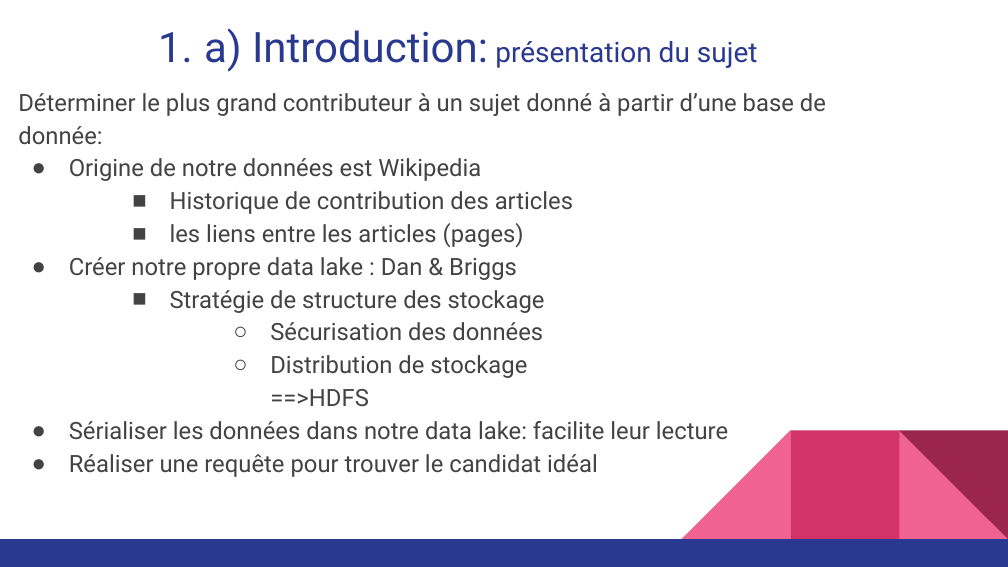
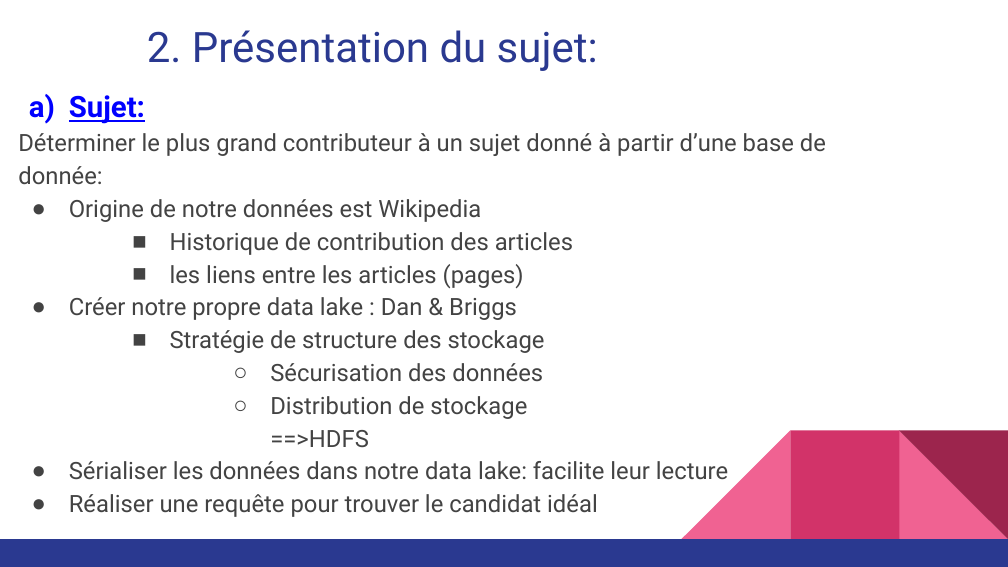
Before and after one commit to carolio7/batch_processing_wikimedia, a slide deck: slide 4 of presentation/presentation_projet4_v02.pptx (slide 3 before the commit). Drawn at 1008x567 pixels with LibreOffice and Linux fonts; fonts in the diff are those of the drawing. Boxes give left, top, right and bottom in pixels: in the first picture for what was removed or moved away, otherwise in the second. Text is boxed around its words. In the diff, an @@ line names an element or a change of style, - is before the commit and + after.

Commit message:
Mise à jour des presentation: Separation intro-presentation du sujet

```diff
--- a/presentation/presentation_projet4_v02.pptx
+++ b/presentation/presentation_projet4_v02.pptx
@@ title at (147,30,598,71): text changed; size 20 to 30 pt @@
-1. a) Introduction: présentation du sujet
+2. Présentation du sujet:
@@ text at (69,95,145,124): paragraph added @@
+a) Sujet:
```
Also in this commit, not shown: 16 other slides changed, 7 slides added, 4 slides removed, 1 other file.
